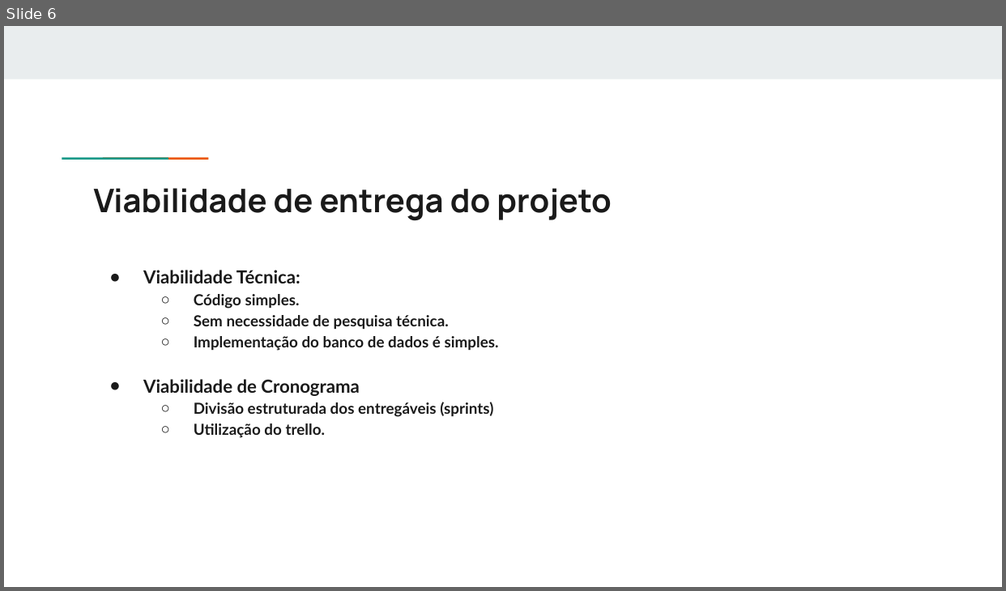
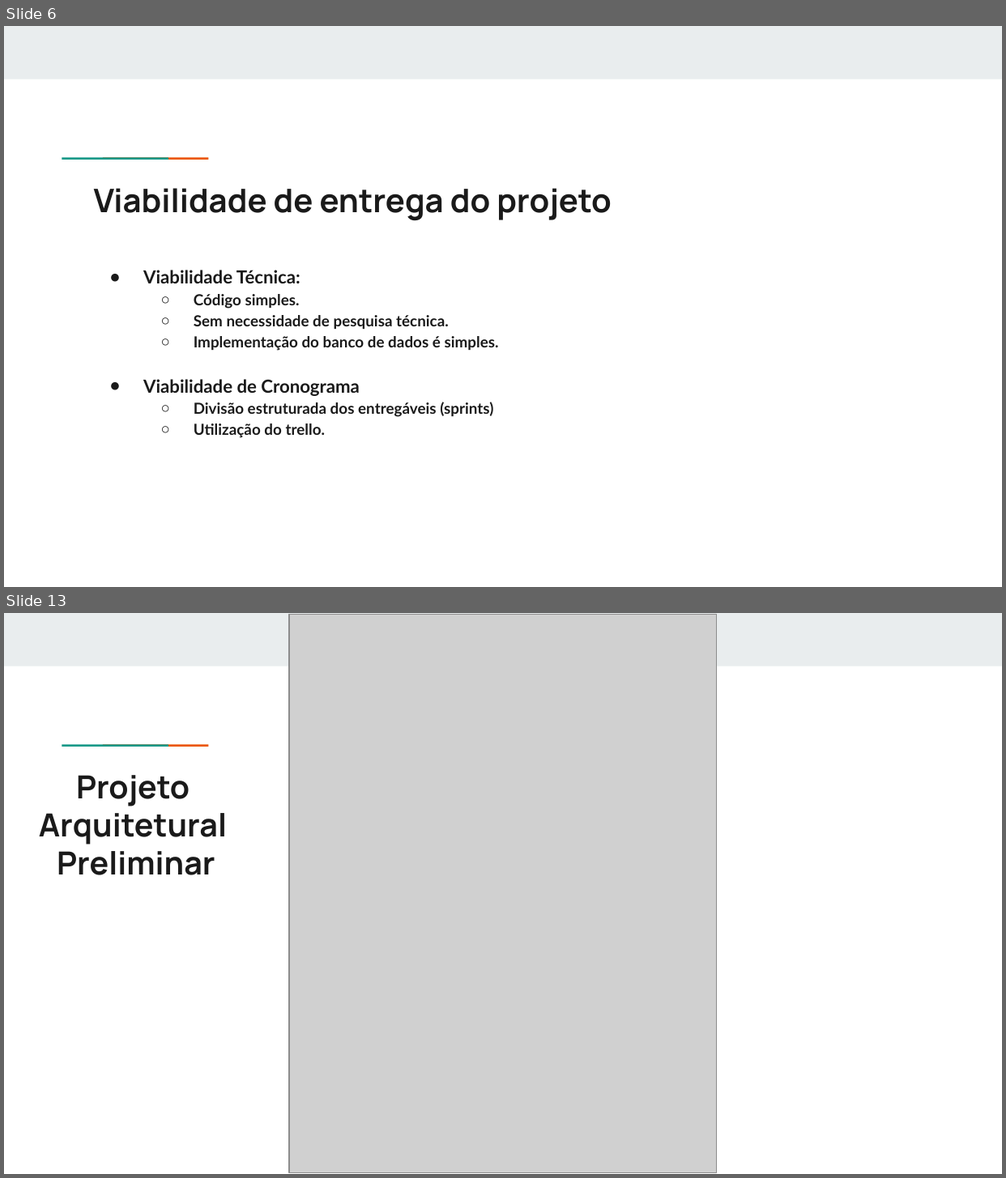
Before and after one commit to MaxCosta0/engenharia-de-software, a slide deck: ApresentacaoSGH.pptx. Shown one above the other, each under a label of ours: slide 6 before the commit, slides 6 and 13 after it; the slides between them are not shown. The pictures are 1006x591 and 1006x1178 pixels, drawn with LibreOffice and Linux fonts; fonts in the diff are those of the drawing; grey boxes stand for pictures. Boxes give left, top, right and bottom in pixels: in the first picture for what was removed or moved away, otherwise in the second. Text is boxed around its words. In the diff, an @@ line names an element or a change of style, - is before the commit and + after.

```diff
--- a/ApresentacaoSGH.pptx
+++ b/ApresentacaoSGH.pptx
@@ slide 13 added at <box>4,613,1002,1174</box>, background #FFFFFF; not listed: 3 template elements that a slide beside it also shows @@
@@ picture added at <box>289,614,718,1173</box> @@
@@ title added at <box>39,775,227,875</box>, 23 pt, text #1A1A1A, bold @@
+Projeto
+Arquitetural
+Preliminar
```
Also in this commit, not shown: 6 other slides added.
